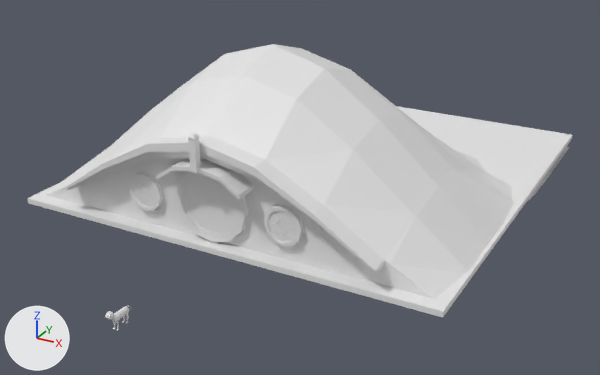
An edit to the Blender file Blend/Casa/HouseLadoDeFora.blend, drawn before and after from the same camera.
Both versions are drawn from a 50 mm lens placed at (15.8, -29.8, 14.6), pointed at (0.8, -2.6, 1.0). The lights are fixed; the arrows at lower left show +X, +Y and +Z.

The first picture shows 'BaseCat', 'HouseLadoDeFora'.
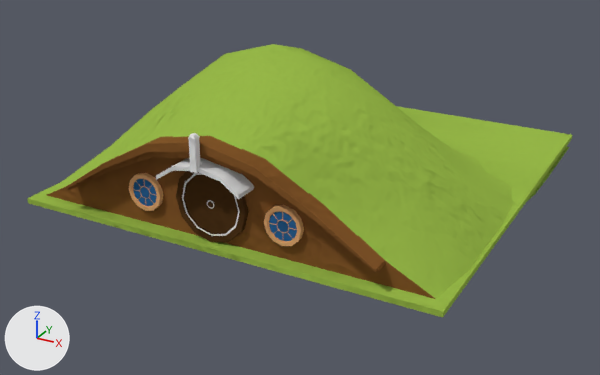
What differs and where, as boxes (x1, y1, x2, y2) in the pictures (600 x 375 px):
```json
{"object": "HouseLadoDeFora", "change": "recoloured, surface changed", "before": [27, 44, 572, 317], "after": [27, 44, 572, 317]}
{"object": "BaseCat", "change": "hidden", "before": [105, 306, 131, 331]}
```

The change, as JSON lines over the scene's bpy script:
```json
{"op": "add", "block": "img_normal_tga", "code": ["img_normal_tga = load_image('Normal.tga', '../../Textures/NormalHouseLadoDeFora.png', 512, 512, 'Non-Color')"]}
{"op": "add", "block": "img_texhouseladodefora", "code": ["img_texhouseladodefora = load_image('TexHouseLadoDeFora', '../../Textures/TexHouseLadoDeFora.png', 1024, 1024, 'sRGB')"]}
{"op": "add", "block": "mat_mathouseladodefora", "code": ["mat_mathouseladodefora = bpy.data.materials.new('MatHouseLadoDeFora')", "# uses the picture img_normal_tga", "# uses the picture img_texhouseladodefora"]}
{"block": "me_houseladodefora", "where": "me_houseladodefora.from_pydata(...)  # 1526 vertices, 1514 faces; spans x -8.7..9.0, y -8.7..10.1, z 0.0..6.9"}
{"block": "me_houseladodefora", "where": "# used by ob_houseladodefora; location = (0.0, 0.0, 0.0)"}
{"block": "me_houseladodefora", "change": "me_houseladodefora part 1: texture (UV) coordinates of 1514 of 1514 faces, centred in x -8.7..9.0, y -8.7..10.1, z 0.0..6.3, changed; they spanned u 0.0..1.0, v 0.0..1.0 and now span u 0.0..0.99, v 0.0..1.0"}
{"op": "add", "block": "me_houseladodefora", "code": "me_houseladodefora.materials.append(mat_mathouseladodefora)"}
{"op": "add", "block": "ob_basecat", "code": "ob_basecat.hide_set(True)"}
```
